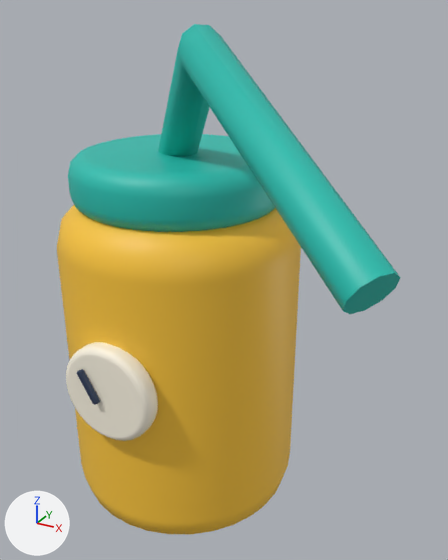
An edit to the FBX model EvolutionShop/Assets/EvolutionShop/Resources/Art/GrowthKit/SiphonVacuum.fbx, drawn before and after from the same camera.
Both versions are drawn from a 50 mm camera at (-0.353, -0.288, 1.217) aimed at (-0.505, -0.011, 1.079). The axes (+X, +Y, +Z) are drawn at lower left. The lights are the same throughout. The picture after the commit comes second. Where no turn or scale is listed for an object, it has been applied to the vertices. Vertices at exactly the same position are counted once.

Before the edit, the objects in view are built like this:
```python
me_cylinder_112 = bpy.data.meshes.new('Cylinder.112')
me_cylinder_112.from_pydata(...)  # 950 vertices, 864 faces; spans x -0.61..-0.393, y -0.11..0.07, z 0.92..1.211
# faces by material slot: [226, 262, 226, 150]
me_cylinder_112.materials.append(mat_gk_yellow)  # yellow #ffc93c
me_cylinder_112.materials.append(mat_gk_teal)  # cyan #22bfb0
me_cylinder_112.materials.append(mat_gk_gaugeface)  # pale yellow #fff8e6
me_cylinder_112.materials.append(mat_gk_ink)  # dark blue #2b3a55
ob_siphonvacuum_mesh = bpy.data.objects.new('SiphonVacuum mesh', me_cylinder_112)
ob_siphonvacuum_mesh.location = (0.0, 0.0, 0.0)
```
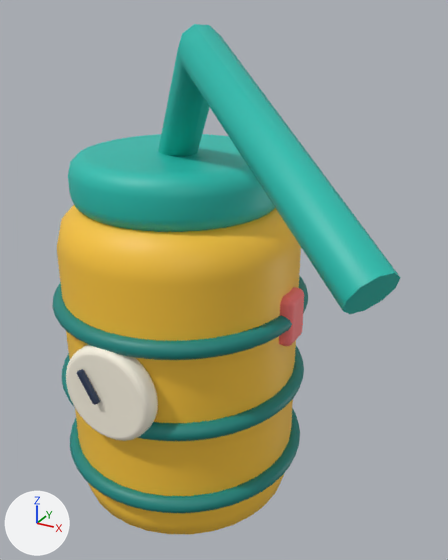
Where the change shows, as pixel boxes (x1, y1, x2, y2) in the pictures (448 x 560 px):
'SiphonVacuum mesh', reshaped: before (57, 24, 401, 534); after (52, 24, 401, 534)
part 1 of me_cylinder_112, added (cyan): after (70, 408, 300, 513)
part 2 of me_cylinder_112, added: after (62, 346, 304, 441)
part 3 of me_cylinder_112, added (cyan): after (52, 275, 308, 360)
part 4 of me_cylinder_112, added (red): after (279, 287, 304, 346)

The change in detail:
Material 'GK_TealDark' (mat_gk_tealdark) is new.
Its base color is (0.0075, 0.238, 0.212) (cyan #15867f).
Material 'GK_Coral' (mat_gk_coral) is new.
Its base color is (1.0, 0.195, 0.195) (red #ff7a7a).
me_cylinder_112 is used by ob_siphonvacuum_mesh; location (0.0, 0.0, 0.0).
me_cylinder_112 had 950 vertices, 864 faces and spanned x -0.61..-0.393, y -0.11..0.07, z 0.92..1.211.
me_cylinder_112 now has 2830 vertices, 2742 faces and spans x -0.616..-0.393, y -0.11..0.076, z 0.92..1.211.
me_cylinder_112 part 1: a new loose piece, a torus around z (ring radius 0.071, tube radius 0.005) spanning x -0.616..-0.464, y -0.076..0.076, z 0.955..0.965, in mat_gk_tealdark (cyan #15867f).
me_cylinder_112 part 2: a new loose piece, a torus around z (ring radius 0.071, tube radius 0.005) spanning x -0.616..-0.464, y -0.076..0.076, z 1.005..1.015, in mat_gk_tealdark (cyan #15867f).
me_cylinder_112 part 3: a new loose piece, a torus around z (ring radius 0.071, tube radius 0.005) spanning x -0.616..-0.464, y -0.076..0.076, z 1.055..1.065, in mat_gk_tealdark (cyan #15867f).
me_cylinder_112 part 4: a new loose piece of 152 vertices spanning x -0.476..-0.464, y -0.01..0.01, z 1.045..1.075, in mat_gk_coral (red #ff7a7a).
me_cylinder_112 gains material mat_gk_tealdark (cyan #15867f).
me_cylinder_112 gains material mat_gk_coral (red #ff7a7a).
